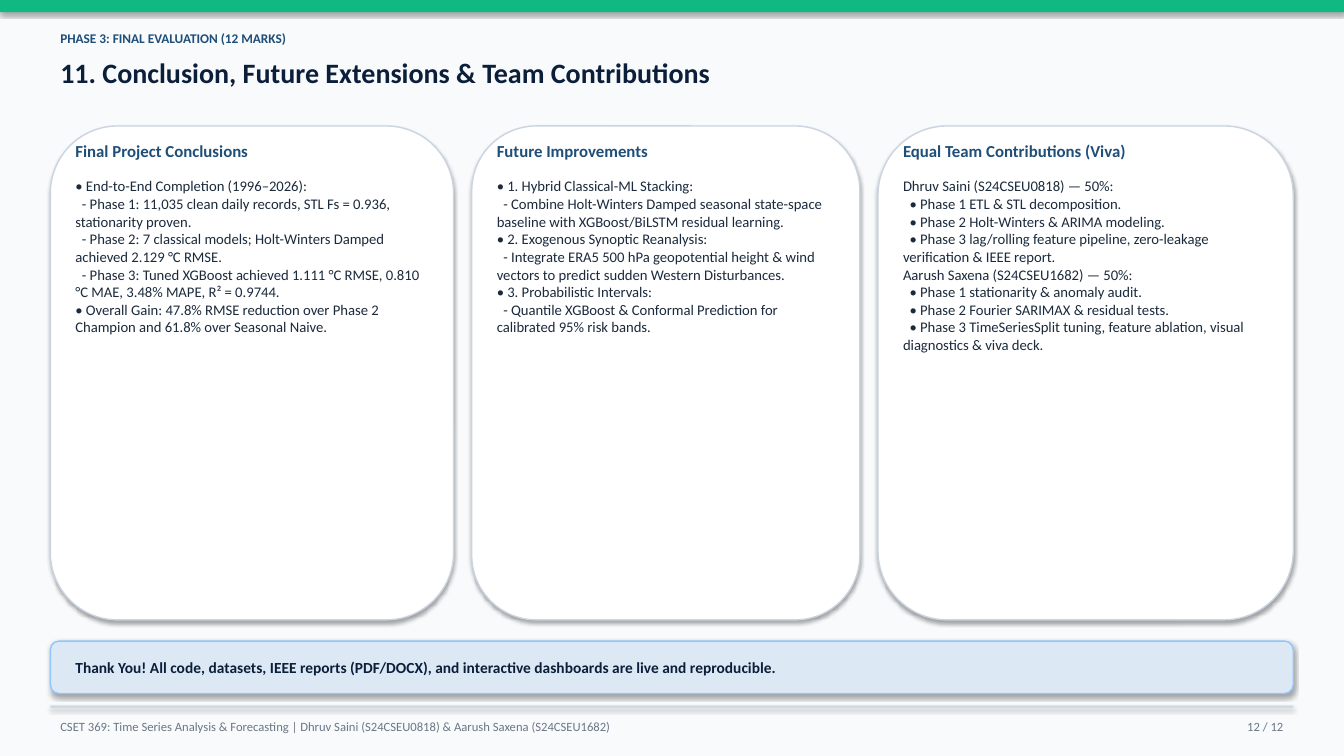
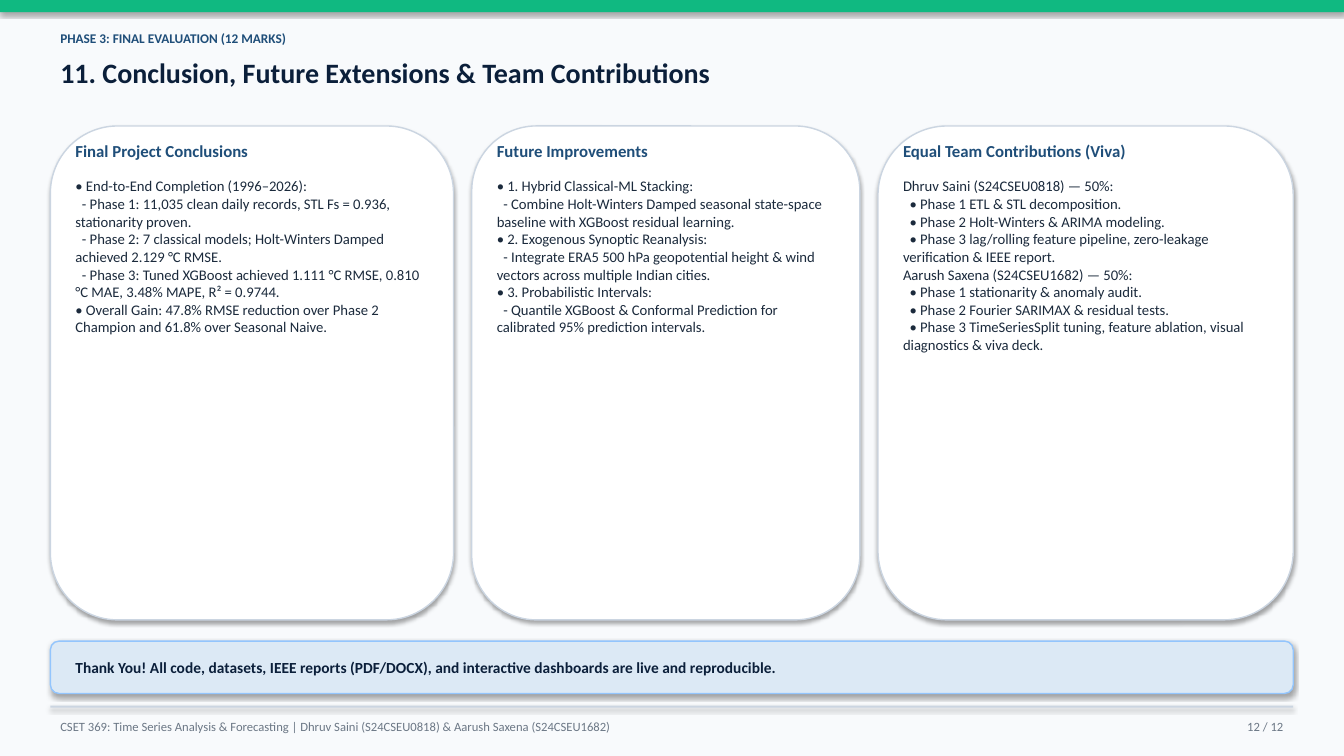
Before and after one commit to dhruvsaini-code/weather-forecasting, a slide deck: slide 12 of phase3_output/Phase3_Final_Presentation.pptx. Drawn at 1344x756 pixels with LibreOffice and Linux fonts; fonts in the diff are those of the drawing. Boxes give left, top, right and bottom in pixels: in the first picture for what was removed or moved away, otherwise in the second. Text is boxed around its words. In the diff, an @@ line names an element or a change of style, - is before the commit and + after.

Commit message:
docs(phase3): update IEEE final reports, presentation, and README for Future Forecast Lab

```diff
--- a/phase3_output/Phase3_Final_Presentation.pptx
+++ b/phase3_output/Phase3_Final_Presentation.pptx
@@ text at (497,198,822,230): text changed @@
-- Combine Holt-Winters Damped seasonal state-space baseline with XGBoost/BiLSTM residual learning.
+- Combine Holt-Winters Damped seasonal state-space baseline with XGBoost residual learning.
@@ text at (497,251,815,283): text changed @@
-- Integrate ERA5 500 hPa geopotential height & wind vectors to predict sudden Western Disturbances.
+- Integrate ERA5 500 hPa geopotential height & wind vectors across multiple Indian cities.
@@ text at (497,305,778,335): text changed @@
-- Quantile XGBoost & Conformal Prediction for calibrated 95% risk bands.
+- Quantile XGBoost & Conformal Prediction for calibrated 95% prediction intervals.
```
Also in this commit, not shown: 4 other files.
